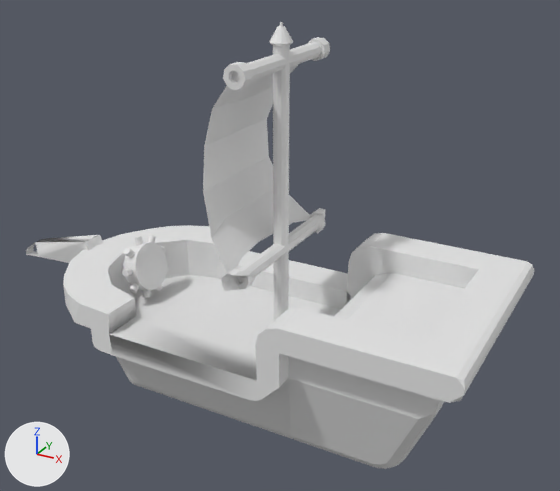
What one commit did to the FBX model Assets/Models/Ships/ship01.fbx.
Camera for both pictures: a 50 mm camera at (1.92, -3.26, 2.55) aimed at (0.08, 0.08, 0.87). Lighting does not change. The marker at lower left points along +X, +Y and +Z. Where no turn or scale is listed for an object, it has been applied to the vertices. Vertices at the same position are counted once.
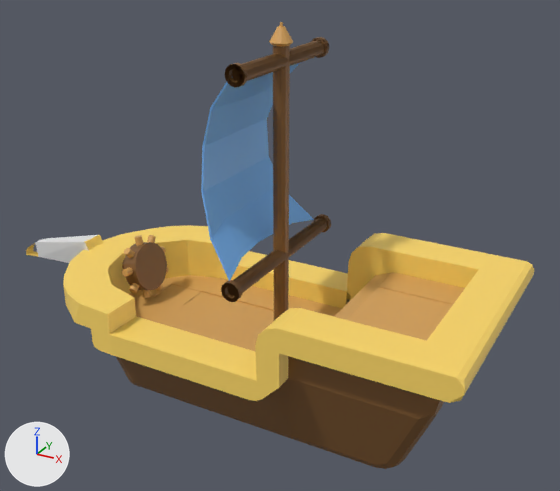
Diff of the bpy script that builds the scene:
```diff
--- a/Assets/Models/Ships/ship01.fbx.py
+++ b/Assets/Models/Ships/ship01.fbx.py
@@ mat_ship02 @@
+mat_ship02 = principled_material('ship02')
+mat_ship02.base_color = (1.0, 0.694, 0.138)  # yellow #ffd968
@@ mat_vass @@
+mat_vass = principled_material('vass')
+mat_vass.base_color = (0.168, 0.423, 0.839)  # blue #72aeec
@@ me_cylinder_020 @@
 me_cylinder_020.from_pydata(...)  # 270 vertices, 153 faces; spans x -0.841..-0.718, y -0.183..0.188, z 0.414..0.778
+me_cylinder_020.materials.append(mat_ship03)  # orange #d9a45a
@@ me_cylinder_019 @@
 me_cylinder_019.from_pydata(...)  # 92 vertices, 71 faces; spans x -0.945..-0.703, y -0.14..0.141, z 0.445..0.738
+me_cylinder_019.materials.append(mat_ship01)  # brown #7d562b
@@ me_cube_013 @@
-me_cube_013.from_pydata(...)  # 284 vertices, 251 faces; spans x -1.73..1.31, y -0.63..0.63, z 0.0..0.82
+me_cube_013.from_pydata(...)  # 356 vertices, 319 faces; spans x -1.73..1.31, y -0.63..0.63, z 0.0..0.82
+# me_cube_013 part 9: 72 vertices added at x -0.74..1.31, y -0.63..0.41, z 0.39..0.82
+# me_cube_013 part 10: 58 faces spanning x -1.12..1.2, y -0.54..0.54, z 0.02..0.7 switch from no material to mat_ship01 (brown #7d562b)
+# me_cube_013 part 11: 4 faces spanning x -0.84..0.47, y -0.41..0.41, z 0.39..0.56 switch from no material to mat_ship03 (orange #d9a45a)
+# me_cube_013 part 12: 142 faces spanning x -1.73..1.31, y -0.63..0.63, z 0.0..0.82 switch from no material to mat_ship02 (yellow #ffd968)
+me_cube_013.materials.append(mat_ship04)  # white #e7e7e7
@@ me_cylinder_021 @@
-me_cylinder_021.from_pydata(...)  # 108 vertices, 92 faces; spans x 0.078..0.189, y -0.491..0.491, z 0.847..0.957
+me_cylinder_021.from_pydata(...)  # 276 vertices, 308 faces; spans x 0.084..0.186, y -0.419..0.419, z 1.822..1.925
+# me_cylinder_021 part 3: 276 vertices added at x 0.084..0.186, y -0.419..0.419, z 1.822..1.925
+# me_cylinder_021 part 4: 108 vertices removed from x 0.078..0.189, y -0.491..0.491, z 0.847..0.957
+me_cylinder_021.materials.append(mat_ship01)  # brown #7d562b
@@ me_cylinder_022 @@
-me_cylinder_022.from_pydata(...)  # 108 vertices, 92 faces; spans x 0.078..0.189, y -0.422..0.422, z 1.811..1.92
+me_cylinder_022.from_pydata(...)  # 242 vertices, 244 faces; spans x 0.084..0.186, y -0.504..0.504, z 0.817..0.92
+# me_cylinder_022 part 5: 242 vertices added at x 0.084..0.186, y -0.504..0.504, z 0.817..0.92
+# me_cylinder_022 part 6: 108 vertices removed from x 0.078..0.189, y -0.422..0.422, z 1.811..1.92
+me_cylinder_022.materials.append(mat_ship01)  # brown #7d562b
@@ me_plane_019 @@
-me_plane_019.from_pydata(...)  # 36 vertices, 25 faces; spans x -0.116..0.11, y -0.448..0.448, z 0.901..1.862
+me_plane_019.from_pydata(...)  # 74 vertices, 70 faces; spans x -0.126..0.11, y -0.448..0.448, z 0.895..1.869
+# me_plane_019 part 7
+# 32 vertices are added at x -0.126..0.102, y -0.398..0.377, z 1.059..1.869
+# 6 new vertices lie (-0.008, 0.0, -0.006) away from vertices in x 0.048..0.103, y -0.448..0.448, z 0.901..0.952
+# 45 new faces join them
+# me_plane_019 part 8: 25 faces spanning x -0.116..0.11, y -0.448..0.448, z 0.901..1.862 switch from no material to mat_vass (blue #72aeec)
@@ me_cylinder_014 @@
 me_cylinder_014.from_pydata(...)  # 72 vertices, 62 faces; spans x 0.08..0.19, y -0.06..0.06, z 0.28..2.05
+# me_cylinder_014 part 1: 12 of the faces centred in x 0.1..0.17, y -0.04..0.04, z 1.11 switch from no material to mat_ship01 (brown #7d562b)
+# me_cylinder_014 part 2: 48 of the faces centred in x 0.09..0.18, y -0.05..0.05, z 1.95..2.05 switch from no material to mat_ship03 (orange #d9a45a)
```

What differs and where, as boxes (x1, y1, x2, y2) in the pictures (560 x 491 px):
'Plane.026', reshaped: before (203, 64, 310, 280); after (201, 62, 314, 281)
'Cylinder.003', reshaped (65% taller): before (223, 37, 330, 90); after (221, 214, 331, 302)
'Cylinder.002', reshaped (38% shorter): before (221, 208, 326, 291); after (224, 37, 329, 88)
'Cylinder.004', recoloured (white to brown): (122, 242, 167, 290) in both
'Cylinder.005', recoloured (white to orange): (122, 235, 169, 297) in both
part 1 of me_cylinder_014, recoloured (white to brown): (273, 45, 290, 320) in both
part 2 of me_cylinder_014, recoloured (white to orange): (269, 22, 293, 47) in both
part 3 of me_cylinder_021, added (brown): after (224, 37, 329, 88)
part 4 of me_cylinder_021, deleted: before (221, 208, 326, 291)
part 5 of me_cylinder_022, added (brown): after (221, 214, 331, 302)
part 6 of me_cylinder_022, deleted: before (223, 37, 330, 90)
part 7 of me_plane_019, added: after (201, 82, 314, 281)
part 8 of me_plane_019, recoloured (white to blue): (203, 64, 310, 280) in both
part 9 of me_cube_013, added (orange): after (109, 264, 534, 415)
part 10 of me_cube_013, recoloured (white to brown): (116, 299, 440, 469) in both
part 11 of me_cube_013, recoloured: (164, 275, 189, 284) in both
part 12 of me_cube_013, recoloured (white to yellow): (26, 225, 532, 403) in both
